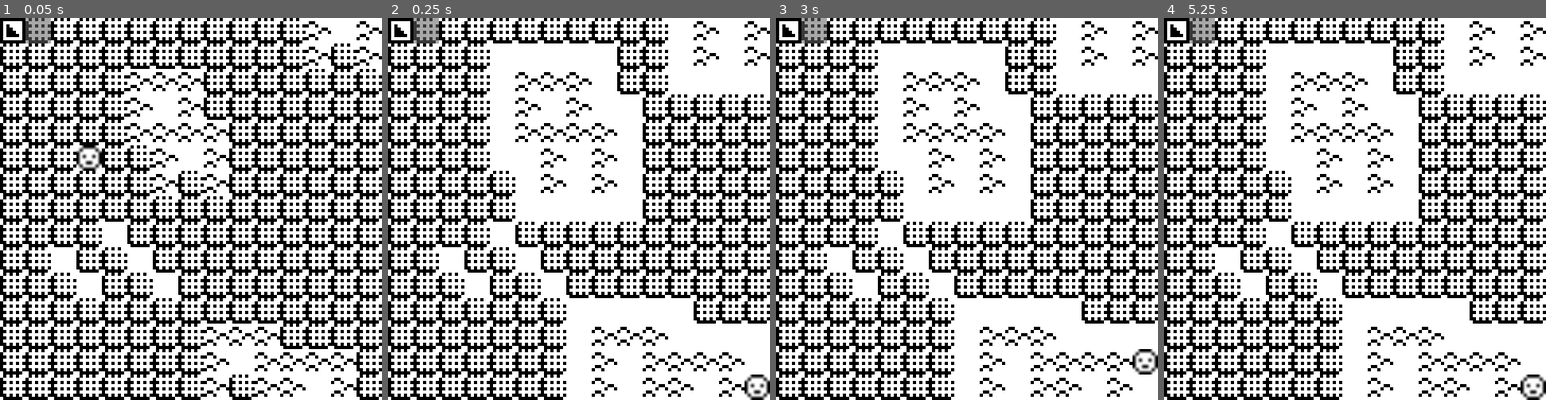
Above: before the commit, frames 1-4 (left to right).
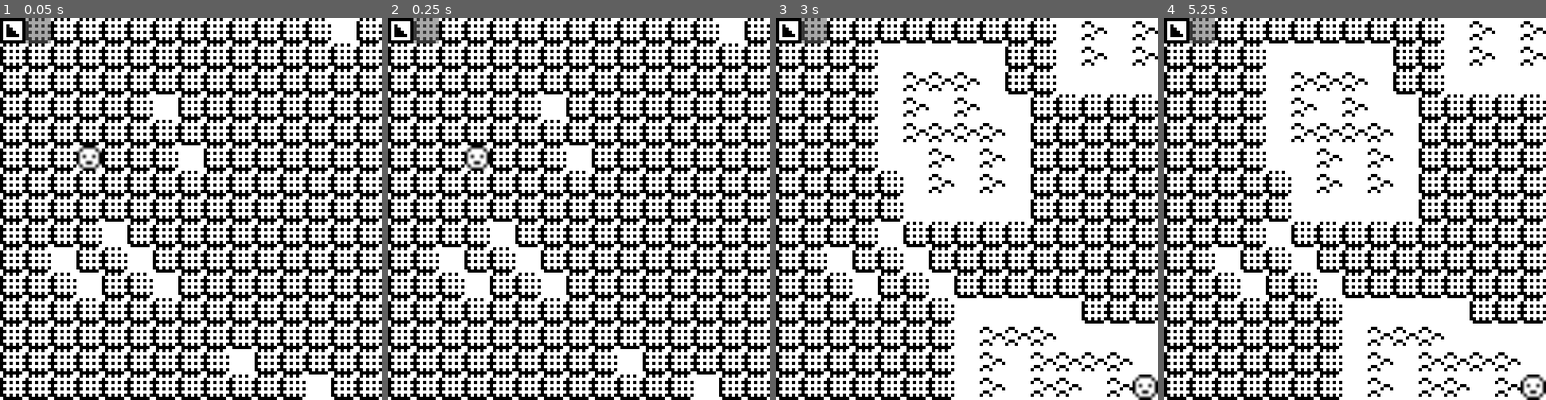
Above: after the commit, the same moments.

Repository: Gellelao/CA_Roguelike
Game: Godot game, scene res://Scenes/Game.tscn
The game is run twice, just before and just after one commit, with the same random seed, the same clock (stepped at 60 frames per second) and the same inputs.
Inputs:
- Up to frame 1 (0.05 s): no input
- Up to frame 2 (0.25 s): no input
- Up to frame 3 (3 s): hold D (Right) 0.53-1.28 s; tap Enter at 1.25, 2.75 s; hold S (Down) 1.28-2.03 s; tap Space at 2 s; hold D (Right) 2.03-2.78 s; hold W (Up) from 2.78 s (still down)
- Up to frame 4 (5.25 s): tap Space at 3.5, 5 s; release W (Up) at 3.53 s; hold A (Left) 3.53-5.03 s; tap Enter at 4.25 s; hold S (Down) from 5.03 s (still down)

The runs differ from the first frame. In frame 1, 5.8% of the frame differs, in the area x 33-100%, y 0-100%; in frame 2, 15%, in the area x 20-100%, y 0-100%; in frame 3, 0.6%; in frame 4, nothing differs.
Error after the commit: Invalid get index 'x' (on base: 'Nil'). (res://Scripts/Game.gd:147)

Commit message:
Create cell class to handle coord and neighbour logic

Diff:
--- a/Game.gd
+++ /dev/null
@@ -1,157 +0,0 @@
-extends Node2D
-
-const TILE_SIZE = 8
-const LEVEL_SIZE = 15 # Width and height, levels are square
-
-#CA Stuff
-const ORIGINS = 10
-const ITERATIONS = 2
-const GENERATION_WAIT_TIME = 0.05
-
-enum Tile {Wall, Floor, Bumps}
-
-var map = []
-
-onready var tile_map = $TileMap
-onready var player = $Player
-
-var playerCoords
-
-# Called when the node enters the scene tree for the first time.
-func _ready():
-	set_process(true)
-	OS.set_window_size(Vector2(480, 480))
-	randomize()
-	build_level()
-
-func _input(event):
-	if !event.is_pressed():
-		return
-	if event.is_action("Left"):
-		try_move(-1, 0)
-	elif event.is_action("Right"):
-		try_move(1, 0)
-	elif event.is_action("Up"):
-		try_move(0, -1)
-	elif event.is_action("Down"):
-		try_move(0, 1)
-
-func build_level():
-	map.clear()
-	tile_map.clear()
-
-	# Make it all walls
-	for x in range(LEVEL_SIZE):
-		map.append([])
-		for y in range(LEVEL_SIZE):
-			# Can't use our set_cell() helper because we're initializing it here (and don't want to have to wait for all these cells to get set anyway)
-			map[x].append(Tile.Wall)
-			tile_map.set_cell(x, y, Tile.Wall)
-
-	# Set some initial seeds for the automata
-	for i in range(ORIGINS):
-		var originX = randi() % LEVEL_SIZE
-		var originY = randi() % LEVEL_SIZE
-		# THESE NEXT TWO LINES GOTTA HAVE THE SAME TILE TYPE, I TRIED PUTTING IT IN A FUNCTION TO AVOID THE NEED FOR THIS COMMENT BUT THIS IS REALLY THE ONLY TIME THIS OCCURS AND IT FELT NOT VERY NECESSARY?
-		map[originX][originY] = Tile.Floor
-		tile_map.set_cell(originX, originY, Tile.Floor)
-
-	# DO SOME CELLULAR AUTOMATA
-	for i in range(ITERATIONS):
-		yield(get_tree().create_timer(GENERATION_WAIT_TIME),"timeout")
-		for x in range(LEVEL_SIZE):
-			for y in range(LEVEL_SIZE):
-				print("checkin ", x, ", ", y)
-				apply_rules(x, y)
-		# copy the tiles into the map array now that all cells have decided their next state
-		for x in range(LEVEL_SIZE):
-			for y in range(LEVEL_SIZE):
-				map[x][y] = tile_map.get_cell(x, y)
-
-
-
-	# Place the player
-	for x in range(LEVEL_SIZE):
-			for y in range(LEVEL_SIZE):
-				if(map[x][y] == Tile.Floor):
-					playerCoords = Vector2(x, y)
-
-	call_deferred("update_visuals")
-
-func try_move(dx, dy):
-	var x = playerCoords.x + dx
-	var y = playerCoords.y + dy
-	var tile_type = Tile.Wall
-	if x >= 0 && x < LEVEL_SIZE && y >= 0 && y < LEVEL_SIZE:
-		tile_type = map[x][y]
-	match tile_type:
-		Tile.Floor:
-			playerCoords = Vector2(x, y)
-	call_deferred("update_visuals")
-
-func update_visuals():
-	player.position = playerCoords * TILE_SIZE
-
-func apply_rules(x, y):
-	# Floor tiles surrounded by walls set most of their neighbours to bumps
-	if(map[x][y] == Tile.Floor and surrounded_by(x, y, Tile.Wall)):
-		var tilesToSet = [
-			[true,true,true],
-			[true,true,false],
-			[true,true,true]
-		]
-		set_neighbours(x, y, tilesToSet, Tile.Bumps)
-
-	# Walls turn into floors when touching bumps
-	if(map[x][y] == Tile.Wall and has_neighbour(x, y, Tile.Bumps)):
-		update_cell(x, y, Tile.Floor)
-
-func surrounded_by(x, y, type):
-	var count = 0
-	var neighbours = get_neighbours(x, y)
-	for i in range(3):
-		count += neighbours[i].count(type)
-	if(neighbours[1][1] == type): count -= 1 # Hack because the centre cell is often treated as floor
-	return count == 8
-
-func has_neighbour(x, y, type):
-	var count = 0
-	var neighbours = get_neighbours(x, y)
-	for i in range(3):
-		count += neighbours[i].count(type)
-	if(neighbours[1][1] == type): count -= 1 # Hack because the centre cell is often treated as floor
-	return count > 0
-
-func get_neighbours(x, y):
-	var neighbours = []
-	for iX in range(3):
-		neighbours.append([])
-		for iY in range(3):
-			if(iX*iY == 1):
-				neighbours[iX].append(Tile.Wall)
-				continue # set the center cell to a wall so that we still have 3 items in that row
-			if(x == 0 and iX == 0 or y == 0 and iY == 0 or x == LEVEL_SIZE-1 and iX == 2 or y == LEVEL_SIZE-1 and iY == 2):
-				neighbours[iX].append(Tile.Wall) # Here we assume that tiles outside the grid are walls
-			else:
-				neighbours[iX].append(map[x-1+iX][y-1+iY])
-	return neighbours
-
-func set_neighbours(x, y, tilesToSet, type):
-	print("setting neihgbours for ", x, ", ", y)
-	for iX in range(3):
-		for iY in range(3):
-			if(iX*iY == 1):
-				continue # skip middle cell
-			if(x == 0 and iX == 0 or y == 0 and iY == 0 or x == LEVEL_SIZE-1 and iX == 2 or y == LEVEL_SIZE-1 and iY == 2):
-				continue # Can't change cells outside the map
-			if(tilesToSet[iX][iY]):
-				update_cell(x-1+iX, y-1+iY, type)
-
-func update_cell(x, y, type):
-	print("setting cell for ", x, ", ", y)
-	# We don't update any arrays here because we'll do that once all the processing is done by copying the values from the tilemap
-	tile_map.set_cell(x, y, type)
-
-# Called every frame. 'delta' is the elapsed time since the previous frame.
-#func _process(delta):
-#	pass
--- a/Scenes/Game.tscn
+++ b/Scenes/Game.tscn
@@ -3,7 +3,7 @@
 [ext_resource path="res://Art/dots.png" type="Texture" id=1]
 [ext_resource path="res://Art/player.png" type="Texture" id=2]
 [ext_resource path="res://Art/white.png" type="Texture" id=3]
-[ext_resource path="res://Game.gd" type="Script" id=4]
+[ext_resource path="res://Scripts/Game.gd" type="Script" id=4]
 [ext_resource path="res://Art/stairs.png" type="Texture" id=5]
 [ext_resource path="res://Art/greyDots.png" type="Texture" id=6]
 
--- /dev/null
+++ b/Scripts/Game.gd
@@ -0,0 +1,184 @@
+extends Node2D
+
+#CA Stuff
+const NUMBER_OF_ORIGINS = 10
+const ITERATIONS = 2
+const GENERATION_WAIT_TIME = 0.5
+
+# Level stuff
+const TILE_SIZE = 8
+const LEVEL_SIZE = 15 # Levels are square
+
+enum Tile {Wall, Floor, Bumps}
+var map = []
+
+onready var tile_map = $TileMap
+onready var player = $Player
+
+var playerCoords
+
+
+##============================================================##
+##                                                            ##
+##                         Cell Class                         ##
+##                                                            ##
+##============================================================##
+class Cell extends Reference:
+	var game
+	var x
+	var y
+	var type
+
+	func _init(game, x, y, type):
+		self.game = game
+		self.x = x
+		self.y = y
+		self.type = type
+
+	func surrounded_by(typeSurroundedBy):
+		var count = 0
+		var neighbours = get_neighbours()
+		for i in range(3):
+			for j in range(3):
+				if(neighbours[i][j].type == typeSurroundedBy):
+					count += 1
+		if(neighbours[1][1].type == typeSurroundedBy): count -= 1 # Hack because the centre cell is often treated as floor
+		return count == 8
+
+	func get_neighbours():
+		var neighbours = []
+		for iX in range(3):
+			neighbours.append([])
+			for iY in range(3):
+				if(iX*iY == 1):
+					neighbours[iX].append(Cell.new(game, x, y, Tile.Wall)) #set the center cell to a wall so that we still have 3 items in that row
+				elif(x == 0 and iX == 0 or y == 0 and iY == 0 or x == LEVEL_SIZE-1 and iX == 2 or y == LEVEL_SIZE-1 and iY == 2):
+					neighbours[iX].append(Cell.new(game, x-1+iX, y-1+iY, Tile.Wall)) # Here we assume that tiles outside the grid are walls
+				else:
+					neighbours[iX].append(game.map[x-1+iX][y-1+iY])
+		return neighbours
+
+	func set_neighbours(tilesToSet, typeToSet):
+		for iX in range(3):
+			for iY in range(3):
+				if(iX*iY == 1):
+					continue # skip middle cell
+				if(x == 0 and iX == 0 or y == 0 and iY == 0 or x == LEVEL_SIZE-1 and iX == 2 or y == LEVEL_SIZE-1 and iY == 2):
+					continue # Can't change cells outside the map
+				if(tilesToSet[iX][iY]):
+					game.update_cell(x-1+iX, y-1+iY, typeToSet)
+
+	func has_neighbour(typeOfNeighbour):
+		var count = 0
+		var neighbours = get_neighbours()
+		for i in range(3):
+			for j in range(3):
+				if(i*j == 1): continue
+				if(neighbours[i][j].type == typeOfNeighbour): return true
+		return false
+
+
+##============================================================##
+##                                                            ##
+##                      Game functions                        ##
+##                                                            ##
+##============================================================##
+func _ready():
+	set_process(true)
+	OS.set_window_size(Vector2(480, 480))
+	randomize()
+	build_level()
+
+func _input(event):
+	if !event.is_pressed():
+		return
+	if event.is_action("Left"):
+		try_move(-1, 0)
+	elif event.is_action("Right"):
+		try_move(1, 0)
+	elif event.is_action("Up"):
+		try_move(0, -1)
+	elif event.is_action("Down"):
+		try_move(0, 1)
+
+func build_level():
+	map.clear()
+	tile_map.clear()
+
+	# Make it all walls
+	for x in range(LEVEL_SIZE):
+		map.append([])
+		for y in range(LEVEL_SIZE):
+			var wallCell = Cell.new(self, x, y, Tile.Wall)
+			# Map keeps track of the data
+			map[x].append(wallCell)
+			# tile_map modifies the game tiles
+			tile_map.set_cell(x, y, wallCell.type)
+
+	# Set some initial seeds for the automata
+	for i in range(NUMBER_OF_ORIGINS):
+		var originX = randi() % LEVEL_SIZE
+		var originY = randi() % LEVEL_SIZE
+		# Do a similar thing as above, but just set a few tiles to floor
+		var floorCell = Cell.new(self, originX, originY, Tile.Floor)
+		map[originX][originY] = floorCell
+		tile_map.set_cell(originX, originY, floorCell.type)
+
+	# DO SOME CELLULAR AUTOMATA
+	for i in range(ITERATIONS):
+		yield(get_tree().create_timer(GENERATION_WAIT_TIME),"timeout")
+		for x in range(LEVEL_SIZE):
+			for y in range(LEVEL_SIZE):
+				apply_rules(map[x][y])
+		# copy the tiles into the map array now that all cells have decided their next state
+		for x in range(LEVEL_SIZE):
+			for y in range(LEVEL_SIZE):
+				map[x][y] = Cell.new(self, x, y, tile_map.get_cell(x, y))
+
+	# Place the player
+	for x in range(LEVEL_SIZE):
+		for y in range(LEVEL_SIZE):
+			if(map[x][y].type == Tile.Floor):
+				playerCoords = Vector2(x, y)
+
+	call_deferred("update_visuals")
+
+func try_move(dx, dy):
+	var x = playerCoords.x + dx
+	var y = playerCoords.y + dy
+	var tile_type = Tile.Wall
+	if x >= 0 && x < LEVEL_SIZE && y >= 0 && y < LEVEL_SIZE:
+		tile_type = map[x][y]
+	match tile_type:
+		Tile.Floor:
+			playerCoords = Vector2(x, y)
+	call_deferred("update_visuals")
+
+func update_visuals():
+	player.position = playerCoords * TILE_SIZE
+
+func apply_rules(cell):
+	match cell.type:
+
+		Tile.Floor:
+			# Floor tiles surrounded by walls set most of their neighbours to bumps
+			if(cell.surrounded_by(Tile.Wall)):
+				var tilesToSet = [
+					[true,true,true],
+					[true,true,false],
+					[true,true,true]
+				]
+				cell.set_neighbours(tilesToSet, Tile.Bumps)
+
+		Tile.Wall:
+			# Walls turn into floors when touching bumps
+			if(cell.has_neighbour(Tile.Bumps)):
+				update_cell(cell.x, cell.y, Tile.Floor)
+
+func update_cell(x, y, type):
+	# We don't update any arrays here because we'll do that once all the processing is done by copying the values from the tilemap
+	tile_map.set_cell(x, y, type)
+
+# Called every frame. 'delta' is the elapsed time since the previous frame.
+#func _process(delta):
+#	pass
